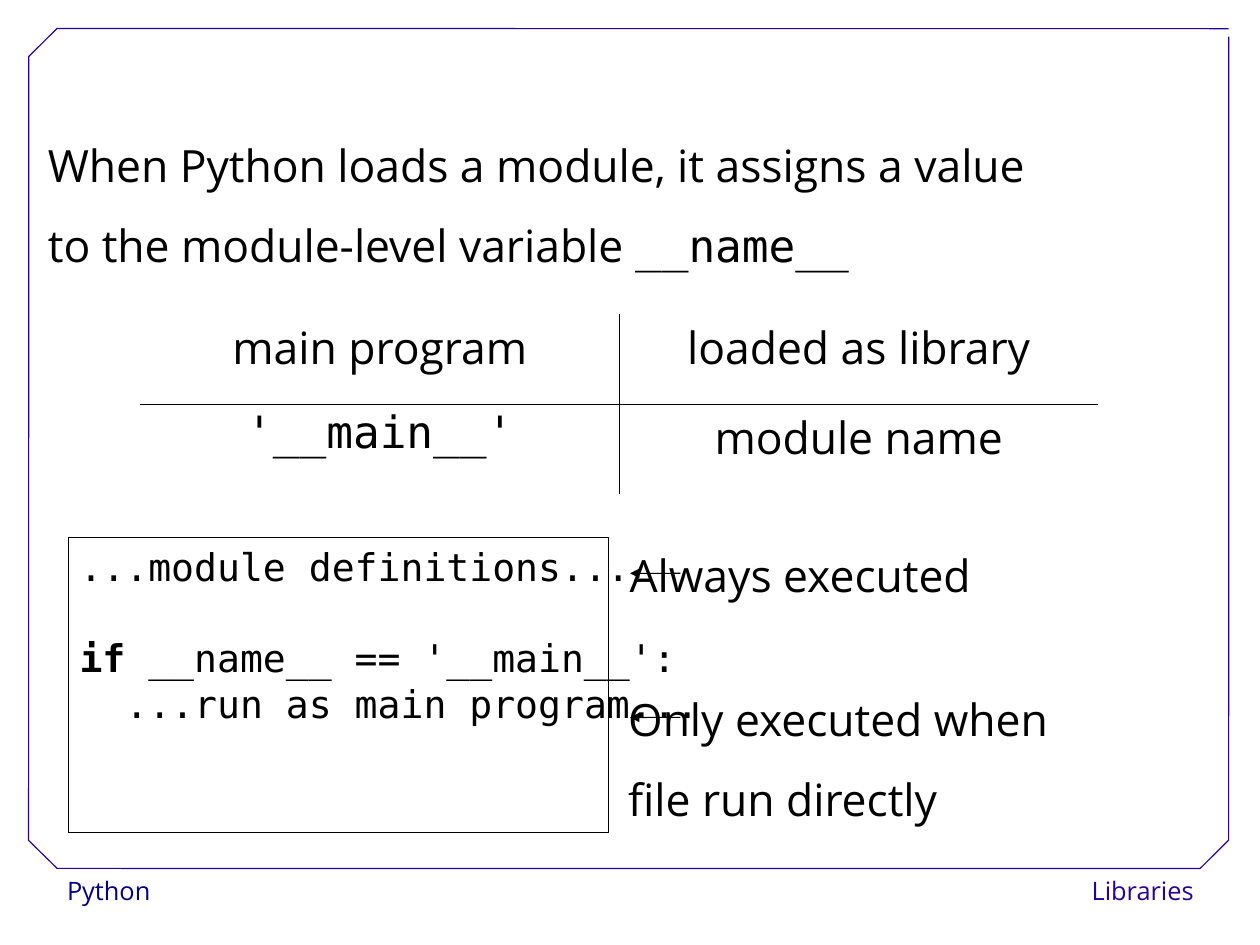
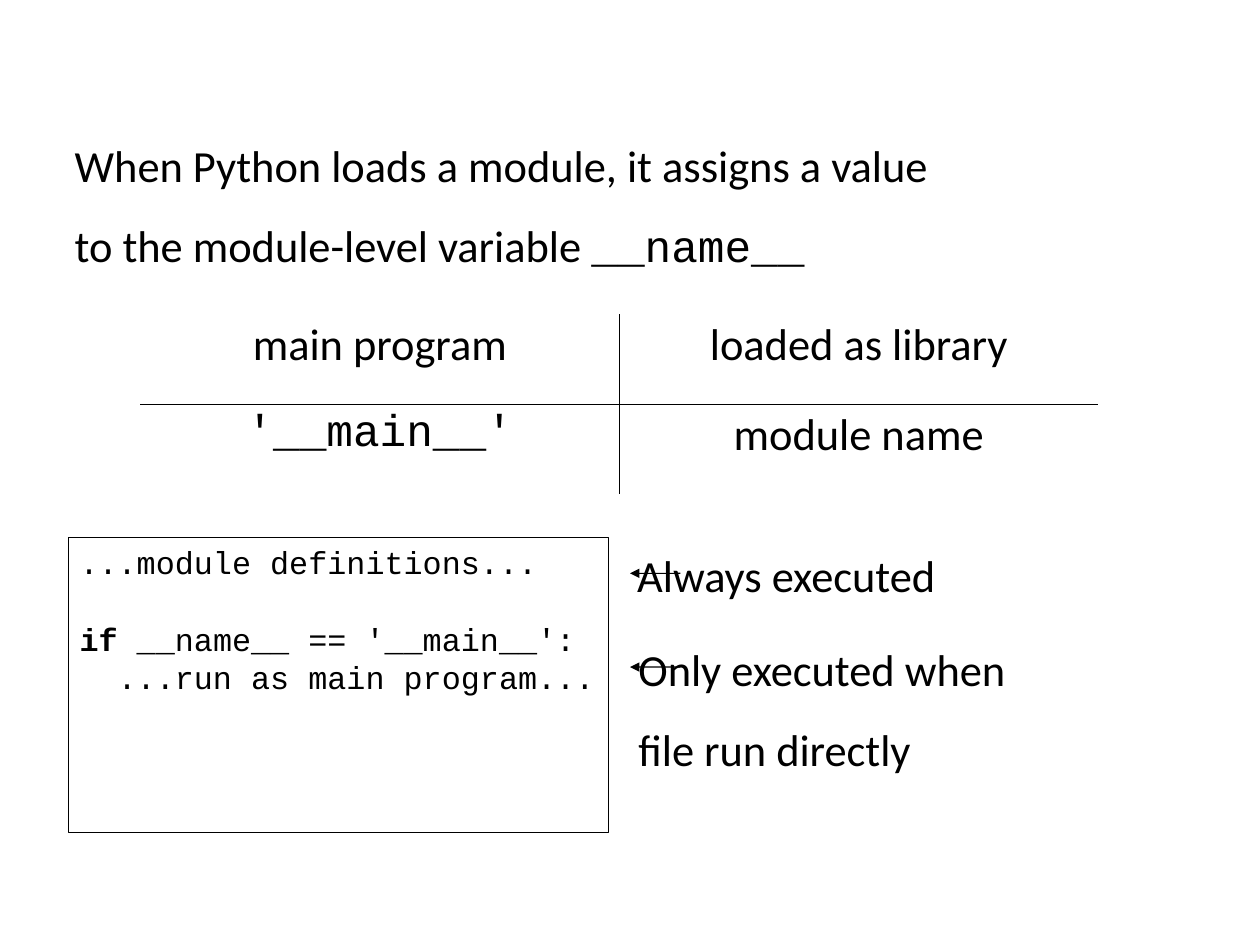
Before and after one commit to ncasuk/ncas-isc, a slide deck: slide 83 of python/presentations/learning_python/16_lib.ppt (slide 88 before the commit). Drawn at 1260x945 pixels with LibreOffice and Linux fonts; fonts in the diff are those of the drawing; background and template pictures are left out. Boxes give left, top, right and bottom in pixels: in the first picture for what was removed or moved away, otherwise in the second. Text is boxed around its words. In the diff, an @@ line names an element or a change of style, - is before the commit and + after.

Commit message:
Updated and changed learning_python13-16

```diff
--- a/python/presentations/learning_python/16_lib.ppt
+++ b/python/presentations/learning_python/16_lib.ppt
@@ text "When Python loads a module, ..." moved from (x1=48, y1=148, x2=1024, y2=272) to (x1=75, y1=151, x2=927, y2=267) @@
@@ text "When Python loads a module, ..." at (x1=75, y1=151, x2=927, y2=267): font Open Sans to Calibri in "When Python loads a module, it assigns ...", "to the module-level variable"; font DejaVu Sans Mono to Courier New in "__name__" @@
@@ table at (x1=141, y1=314, x2=1099, y2=494) @@
@@ font Open Sans to Calibri in "main program", "loaded as library", "module name" @@
@@ font DejaVu Sans Mono to Courier New in "'__main__'" @@
@@ rectangle "...module definitions..." at (x1=69, y1=537, x2=609, y2=832): size 24 to 20 pt, font DejaVu Sans Mono to Courier New @@
@@ text "Always executed" moved from (x1=630, y1=558, x2=970, y2=603) to (x1=637, y1=561, x2=935, y2=600) @@
@@ text "Always executed" at (x1=637, y1=561, x2=935, y2=600): font Open Sans to Calibri @@
@@ text "Only executed when" at (x1=638, y1=655, x2=1005, y2=774): font Open Sans to Calibri @@
@@ text "Only executed when" moved from (x1=628, y1=702, x2=1048, y2=827) to (x1=638, y1=655, x2=1005, y2=774) @@
@@ arrow moved from (680, 718) - (630, 718) to (680, 668) - (630, 668) @@
@@ group removed at (x1=29, y1=29, x2=1229, y2=869): 7 lines @@
@@ text removed at (x1=67, y1=880, x2=150, y2=906) @@
-Python
@@ text removed at (x1=1092, y1=880, x2=1194, y2=901) @@
-Libraries
```
Also in this commit, not shown: 85 other slides changed, 2 slides added, 7 slides removed, 4 other files.
